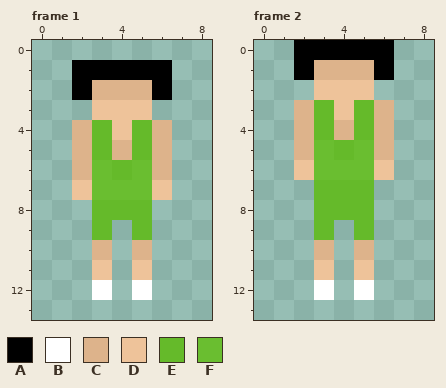
File history of a pixel-art file, Assets/PersonalAssets/NPC/Day3/Man4DayThreeCorrectFrontIdle.aseprite. The picture above was drawn from the file before the commit.
9x14 pixels, 3 frames. Shown: frame 1, frame 2. The commit also changed other frames, which this record leaves out.
Palette (. is transparent): A #000000  B #ffffff  C #ddb38b  D #eec39a  E #65ba2a  F #6abe30
The result:
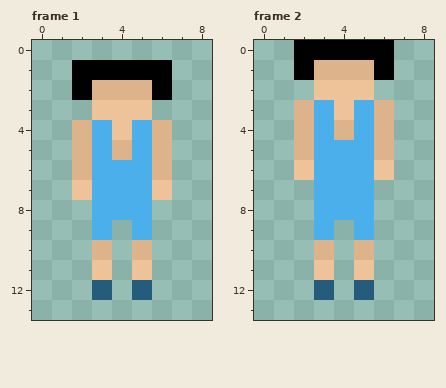
The author wrote: Asset update Added new skins for NPCs on day 3
Edits made:
@@ palette @@
-B #ffffff
+B #255c7c
-E #65ba2a
+E #4aafea
--- frame 1
@@ x 0..8 @@
  5 ..CECEC..
- 6 ..CFEFC..
- 7 ..DFFFD..
+ 6 ..CEEEC..
+ 7 ..DEEED..
  8 ...EEE...
--- frame 2
@@ x 0..8 @@
  4 ..CECEC..
- 5 ..CFEFC..
- 6 ..DFFFD..
+ 5 ..CEEEC..
+ 6 ..DEEED..
  7 ...EEE...
